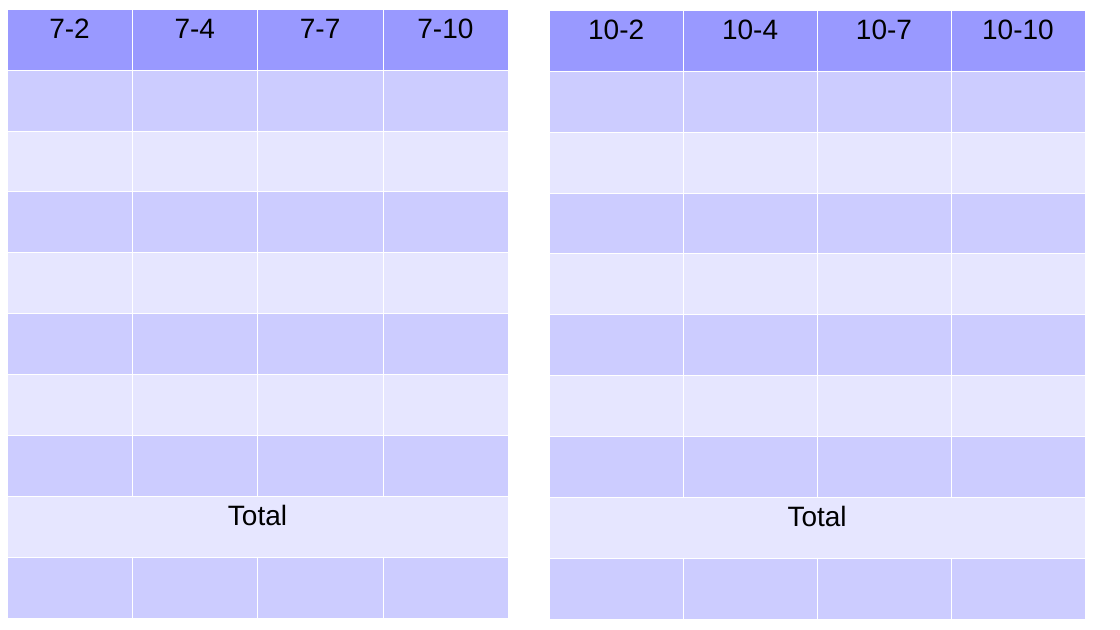
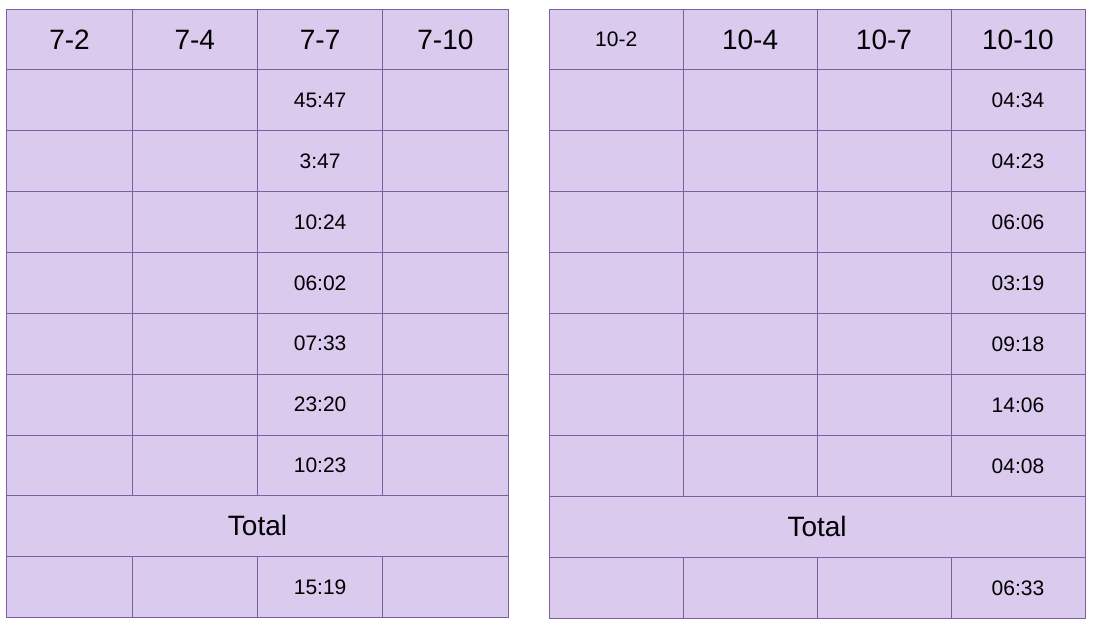
Before and after one commit to Jisha-George/AutonomousRoboticSystem, a slide deck: slide 3 of Test.pptx. Drawn at 1120x630 pixels with LibreOffice and Linux fonts; fonts in the diff are those of the drawing. Boxes give left, top, right and bottom in pixels: in the first picture for what was removed or moved away, otherwise in the second. Text is boxed around its words. In the diff, an @@ line names an element or a change of style, - is before the commit and + after.

```diff
--- a/Test.pptx
+++ b/Test.pptx
@@ table at <box>7,9,507,618</box> @@
-row 2, column 3: 
+row 2, column 3: 45:47
-row 3, column 3: 
+row 3, column 3: 3:47
-row 4, column 3: 
+row 4, column 3: 10:24
-row 5, column 3: 
+row 5, column 3: 06:02
-row 6, column 3: 
+row 6, column 3: 07:33
-row 7, column 3: 
+row 7, column 3: 23:20
-row 8, column 3: 
+row 8, column 3: 10:23
-row 10, column 3: 
+row 10, column 3: 15:19
@@ fill #9999FF to none in row 1 @@
@@ fill #CCCCFF to none in 5 cells @@
@@ fill #E6E6FF to none in 4 cells @@
@@ borders changed @@
@@ table at <box>549,9,1084,619</box> @@
-row 2, column 4: 
+row 2, column 4: 04:34
-row 3, column 4: 
+row 3, column 4: 04:23
-row 4, column 4: 
+row 4, column 4: 06:06
-row 5, column 4: 
+row 5, column 4: 03:19
-row 6, column 4: 
+row 6, column 4: 09:18
-row 7, column 4: 
+row 7, column 4: 14:06
-row 8, column 4: 
+row 8, column 4: 04:08
-row 10, column 4: 
+row 10, column 4: 06:33
@@ fill #9999FF to none in row 1 @@
@@ fill #CCCCFF to none in 5 cells @@
@@ fill #E6E6FF to none in 4 cells @@
@@ size 24 to 18 pt in "10-2" @@
@@ borders changed @@
```
Also in this commit, not shown: 2 other slides changed, 3 slides added, 1 other file.
